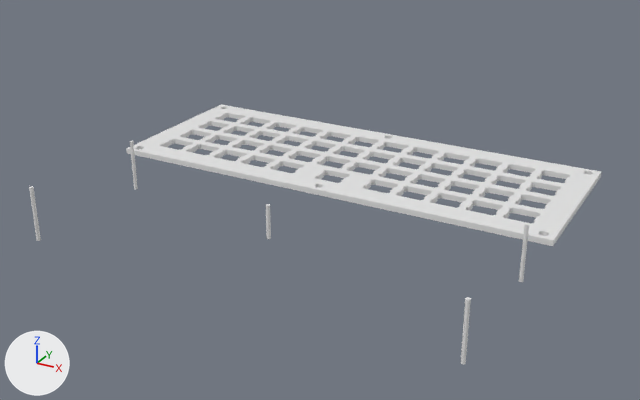
Two versions of the Blender file planck/planck.blend, one commit apart.
Both versions are drawn from a 50 mm camera at (209.0, -422.0, 184.0) aimed at (0.0, -44.0, -5.0). Lighting does not change. The marker at lower left points along +X, +Y and +Z.
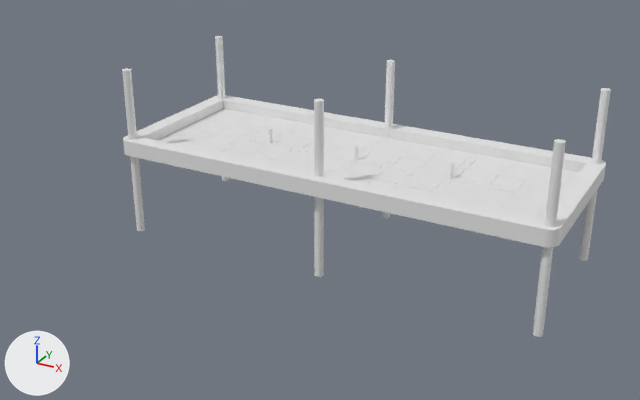
ob_curve_042 is not drawn itself; it is used by a modifier of ob_cube_003.

Boxes (x1, y1, x2, y2) around the edits, measured in the pictures (640 x 400 px):
'Circle.001', added: after (123, 95, 606, 247)
'Cube', deleted: before (126, 105, 602, 246)
'Cylinder', shown: after (122, 36, 611, 337)
'Circle.003', reshaped, moved: before (29, 141, 529, 364); after (268, 129, 454, 184)
part 1 of me_circle_005, added: after (268, 129, 272, 143)
part 2 of me_circle_005, deleted: before (130, 141, 138, 190)
part 3 of me_circle_005, deleted: before (29, 186, 41, 241)
part 4 of me_circle_005, cut back: before (460, 223, 529, 364); after (450, 162, 454, 184)

Diff of the bpy script that builds the scene:
```diff
--- a/planck/planck.blend.py
+++ b/planck/planck.blend.py
@@ me_circle_005 @@
-me_circle_005.from_pydata(...)  # 320 vertices, 170 faces; spans x -116.0..116.0, y -39.0..40.0, z -18.0..12.0
+me_circle_005.from_pydata(...)  # 192 vertices, 102 faces; spans x -58.0..58.0, y -1.0..1.0, z -6.0..12.0
+# me_circle_005 part 1: a new loose piece, a 32-sided cylinder along z spanning x -58.3..-56.2, y -1.0..1.0, z -6.1..11.6
+# me_circle_005 part 2: the loose piece of 64 vertices spanning x -116.0..-114.0, y 38.0..40.0, z -18.0..12.0 is deleted
+# me_circle_005 part 3: the loose piece of 64 vertices spanning x -116.0..-114.0, y -39.0..-37.0, z -18.0..12.0 is deleted
+# me_circle_005 part 4
+# 64 vertices are removed from x 114.0..116.0, y -39.0..40.0, z -18.0
+# 67 faces are deleted
+# 15 vertices in x 114.0..116.0, y 38.0..40.0, z 12.0 move by (-58.0, -39.0, -18.0)
+# 15 vertices in x 114.0..116.0, y -39.0..-37.0, z 12.0 move by (-58.0, 38.0, 0.0)
+# 9 vertices in x 114.0..115.0, y 38.0..40.0, z 12.0 move by (-57.0, -39.0, -18.0)
+# 9 vertices in x 114.0..115.0, y -39.0..-37.0, z 12.0 move by (-57.0, 38.0, 0.0)
+# 7 vertices in x 114.0..116.0, y 38.0..39.0, z 12.0 move by (-58.0, -38.0, -18.0)
+# 7 vertices in x 114.0..116.0, y -39.0..-38.0, z 12.0 move by (-58.0, 39.0, 0.0)
+# 2 vertices move from x 115.0, y -38.0..39.0, z 12.0 to x 58.0, y 1.0, z -6.0..12.0
+# 33 new faces join them
@@ me_cylinder @@
 me_cylinder.from_pydata(...)  # 384 vertices, 204 faces; spans x -122.0..122.0, y -46.0..46.0, z -50.0..50.0
+# me_cylinder part 5: the whole mesh is turned -0 degrees about the z axis through its middle and scaled by 1.02
@@ ob_cube @@
-ob_cube = bpy.data.objects.new('Cube', me_cube_002)
@@ ob_circle_003 @@
 ob_circle_003 = bpy.data.objects.new('Circle.003', me_circle_005)
-ob_circle_003.location = (0.0, -94.5, 0.0)
+ob_circle_003.location = (0.0, -0.1, 0.0)
@@ ob_cylinder @@
 ob_cylinder.location = (0.0, 0.0, 0.0)
-ob_cylinder.hide_set(True)
@@ ob_curve_042 @@
 ob_curve_042.location = (-119.0, -43.0, 0.0)
+_m = ob_curve_042.modifiers.new('Solidify', 'SOLIDIFY')
+_m.thickness = 0.4
+_m.use_quality_normals = True
+_m.nonmanifold_thickness_mode = 'FIXED'
+_m.nonmanifold_merge_threshold = 0.0003
 ob_curve_042.hide_set(True)
@@ ob_circle_001 @@
+ob_circle_001 = bpy.data.objects.new('Circle.001', me_circle)  # 108 vertices, 90 faces; spans x -129.0..128.0, y -52.0..51.0, z 0.0..9.0; modifiers BOOLEAN
+ob_circle_001.location = (0.0, 0.0, 0.0)
```
